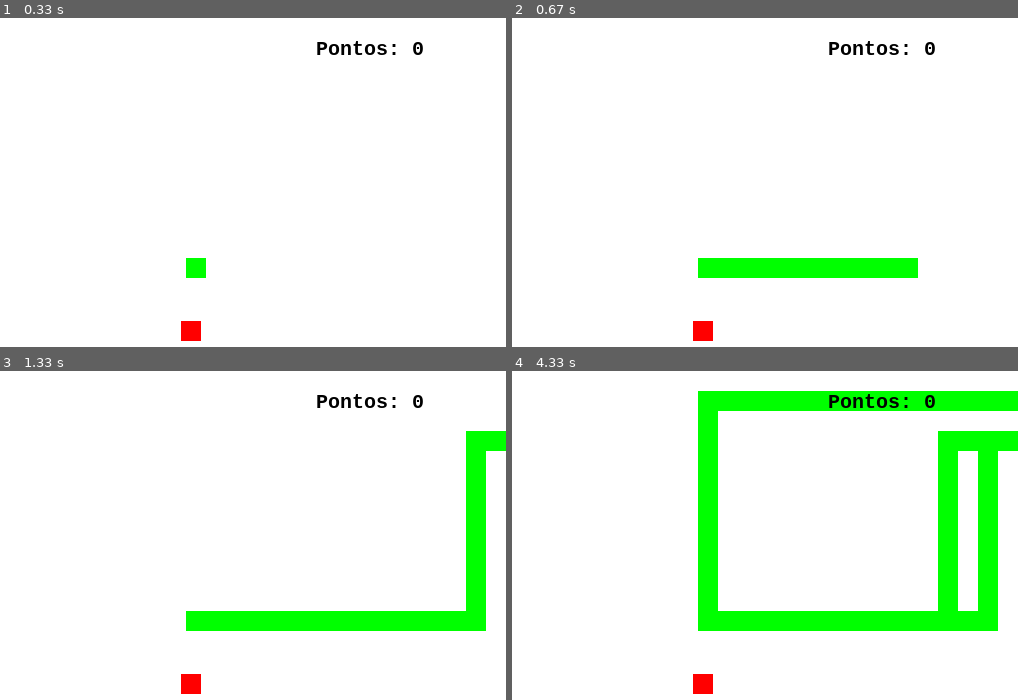
Above: before the commit, frames 1-4 (two rows, left to right).
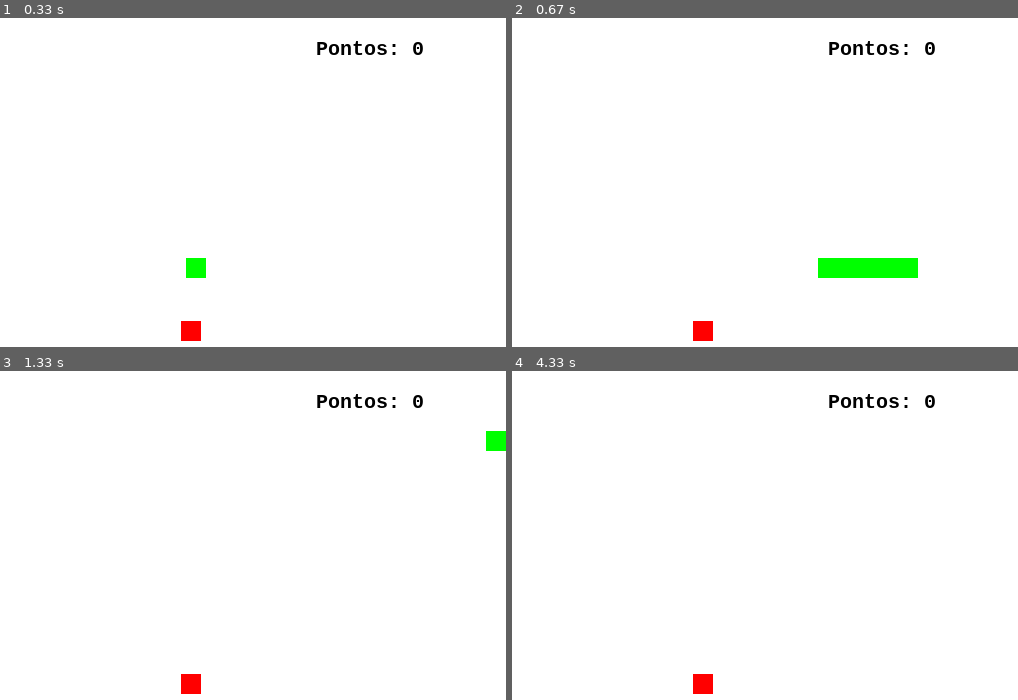
Above: after the commit, the same moments.

Repository: gabrielgcma/pygameEstudos
Game: pygame game, started from main.py
Two runs of this game, one before a commit and one after it. Both use one fixed random seed, a clock stepped at 60 frames per second and the inputs below.
Inputs:
- Up to frame 1 (0.33 s): no input
- Up to frame 2 (0.67 s): hold D from 0.33 s (still down)
- Up to frame 3 (1.33 s): release D at 0.8 s; hold W 0.83-1.13 s; hold D from 1.17 s (still down)
- Up to frame 4 (4.33 s): release D at 1.63 s; hold A 1.67-2.2 s; hold S 2.23-2.53 s; hold A 2.57-2.97 s; hold W 3-3.37 s; hold D 3.4-4.03 s

Frame 1 is identical in both runs. In frame 2, 1.4% of the frame differs, in the area x 36-61%, y 72-80%; in frame 3, 5.8%; in frame 4, 14%, in the area x 36-100%, y 6-80%.

Commit message:
tamanho limite da cobra

Diff:
--- a/main.py
+++ b/main.py
@@ -34,6 +34,8 @@
 tela = pygame.display.set_mode((largura, altura))
 pygame.display.set_caption("Jogo")
 relogio = pygame.time.Clock()
+lista_cobra = []
+comprimento_incial = 5
 
 def aumenta_cobra(lista_corpo):
     for par_ordenado in lista_corpo:
@@ -84,6 +86,9 @@
 
     lista_corpo.append(lista_cabeca)
 
+    if len(lista_corpo) > comprimento_incial:
+        del lista_corpo[0]
+
     aumenta_cobra(lista_corpo)
 
     # Posicionar o score
